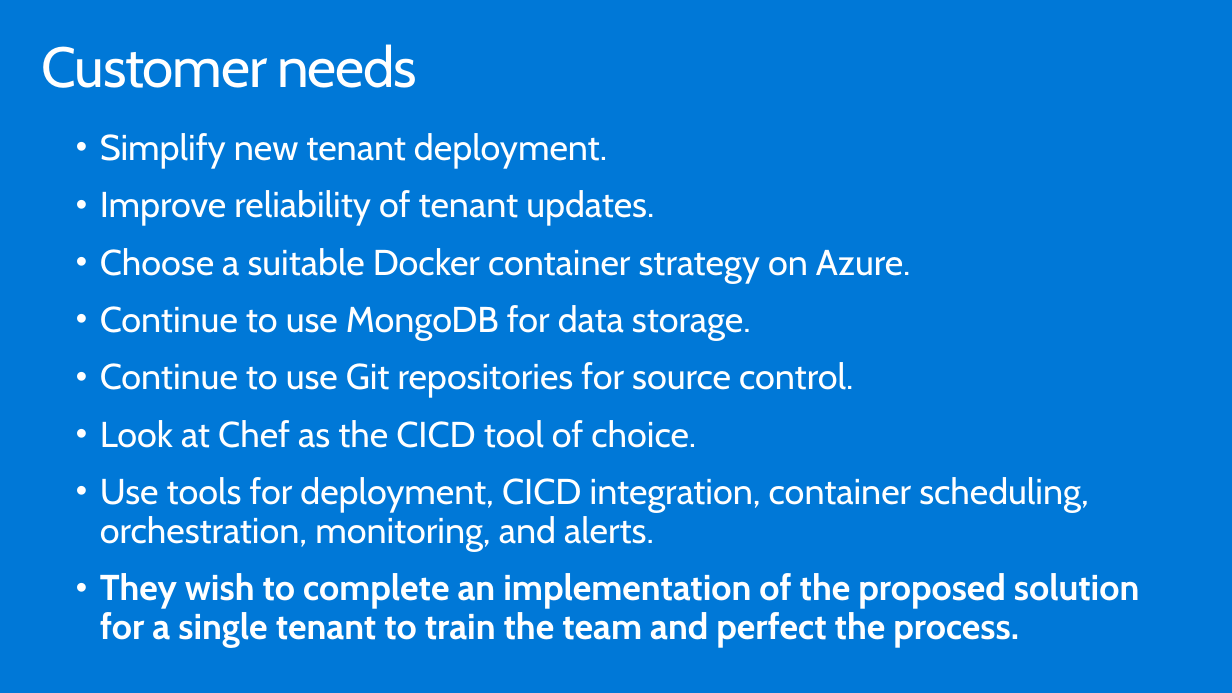
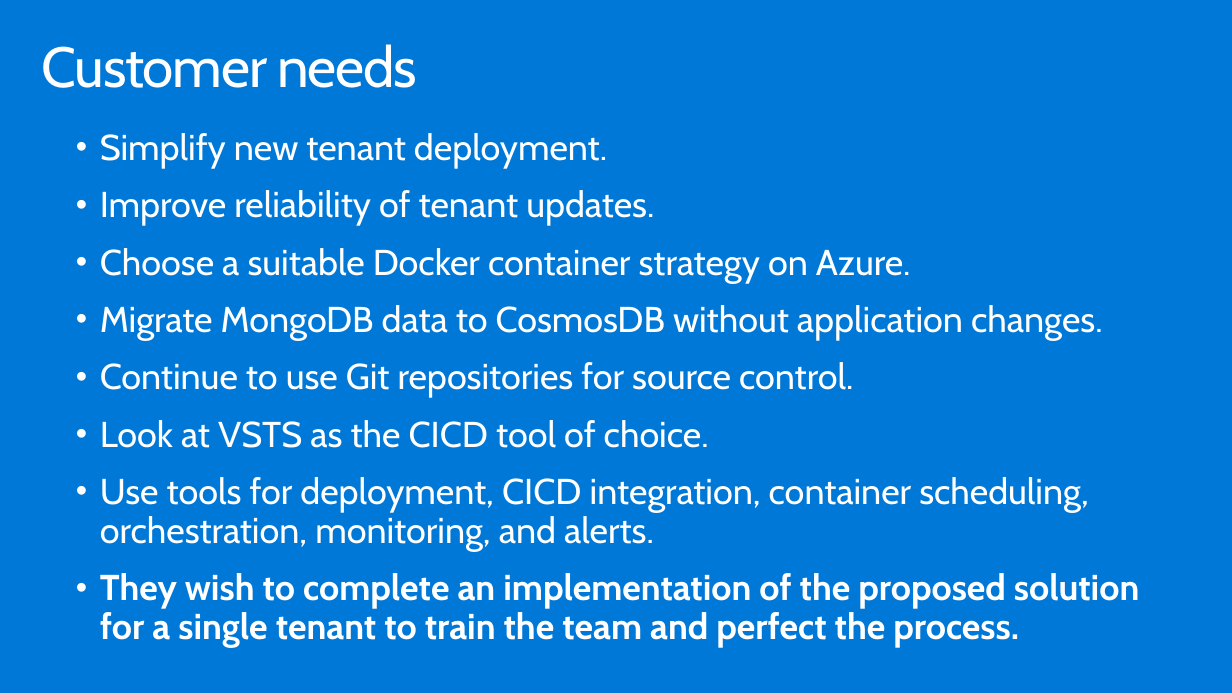
Before and after one commit to yaoshixin007/MCW-Containers-and-DevOps, a slide deck: slide 11 of WDS/Whiteboard design session trainer presentation - Containers and DevOps.pptx. Drawn at 1232x693 pixels with LibreOffice and Linux fonts; fonts in the diff are those of the drawing. Boxes give left, top, right and bottom in pixels: in the first picture for what was removed or moved away, otherwise in the second. Text is boxed around its words. In the diff, an @@ line names an element or a change of style, - is before the commit and + after.

```diff
--- a/WDS/Whiteboard design session trainer presentation - Containers and DevOps.pptx
+++ b/WDS/Whiteboard design session trainer presentation - Containers and DevOps.pptx
@@ text at (100, 305, 1102, 341): text changed @@
-  • Continue to use MongoDB for data storage.
+  • Migrate MongoDB data to CosmosDB without application changes.
@@ text at (100, 420, 709, 448): text changed @@
-  • Look at Chef as the CICD tool of choice.
+  • Look at VSTS as the CICD tool of choice.
```
Also in this commit, not shown: 6 other slides changed.
